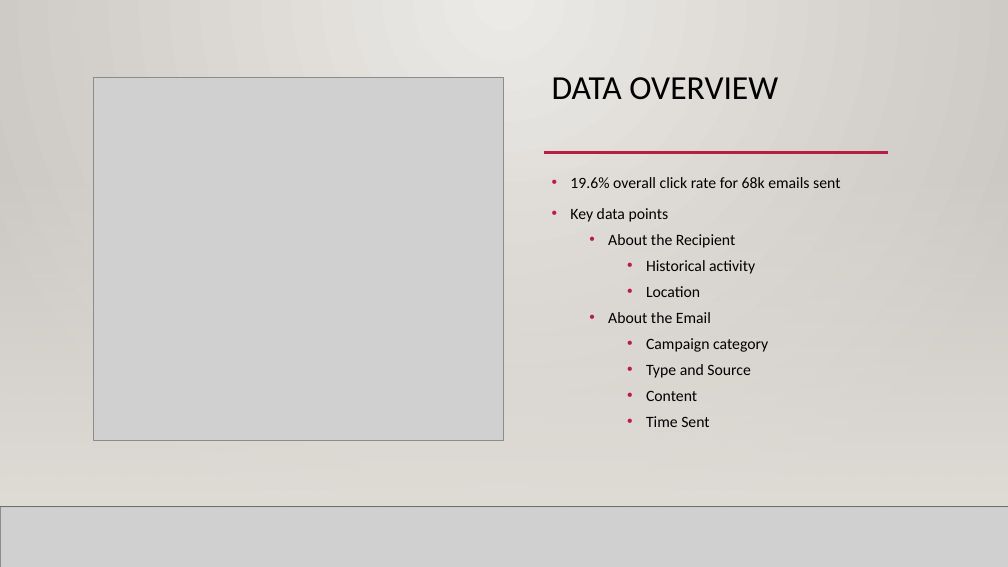
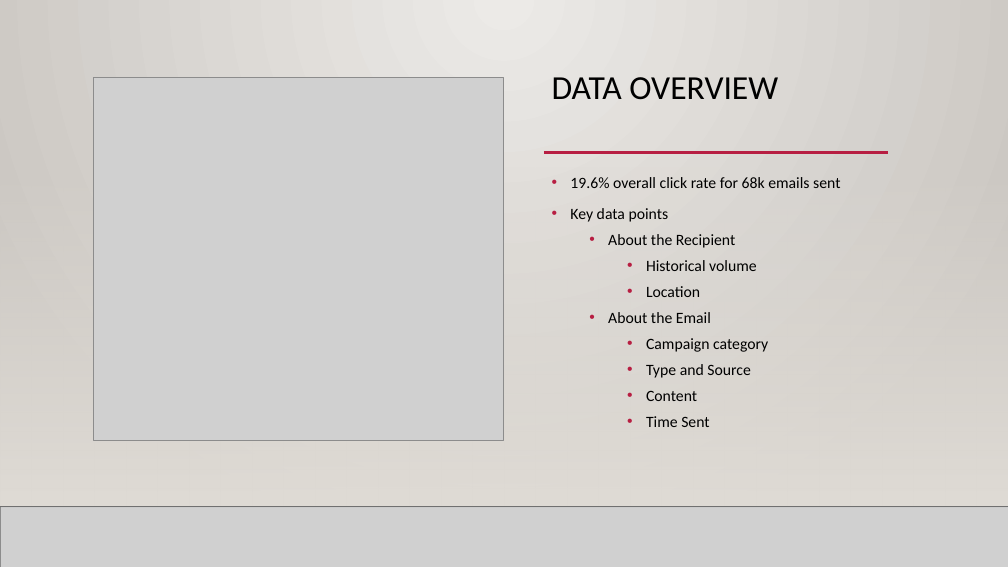
Before and after one commit to bgilliland/credible_takehome, a slide deck: slide 5 of docs/gilliland_credible_takehome.pptx. Drawn at 1008x567 pixels with LibreOffice and Linux fonts; fonts in the diff are those of the drawing; grey boxes stand for pictures; background and template pictures are left out. Boxes give left, top, right and bottom in pixels: in the first picture for what was removed or moved away, otherwise in the second. Text is boxed around its words. In the diff, an @@ line names an element or a change of style, - is before the commit and + after.

```diff
--- a/docs/gilliland_credible_takehome.pptx
+++ b/docs/gilliland_credible_takehome.pptx
@@ text at bbox=[646, 260, 757, 271]: text changed @@
-    • Historical activity
+    • Historical volume
```
Also in this commit, not shown: 21 other slides changed, 2 slides added, 2 slides removed, 4 other files.
